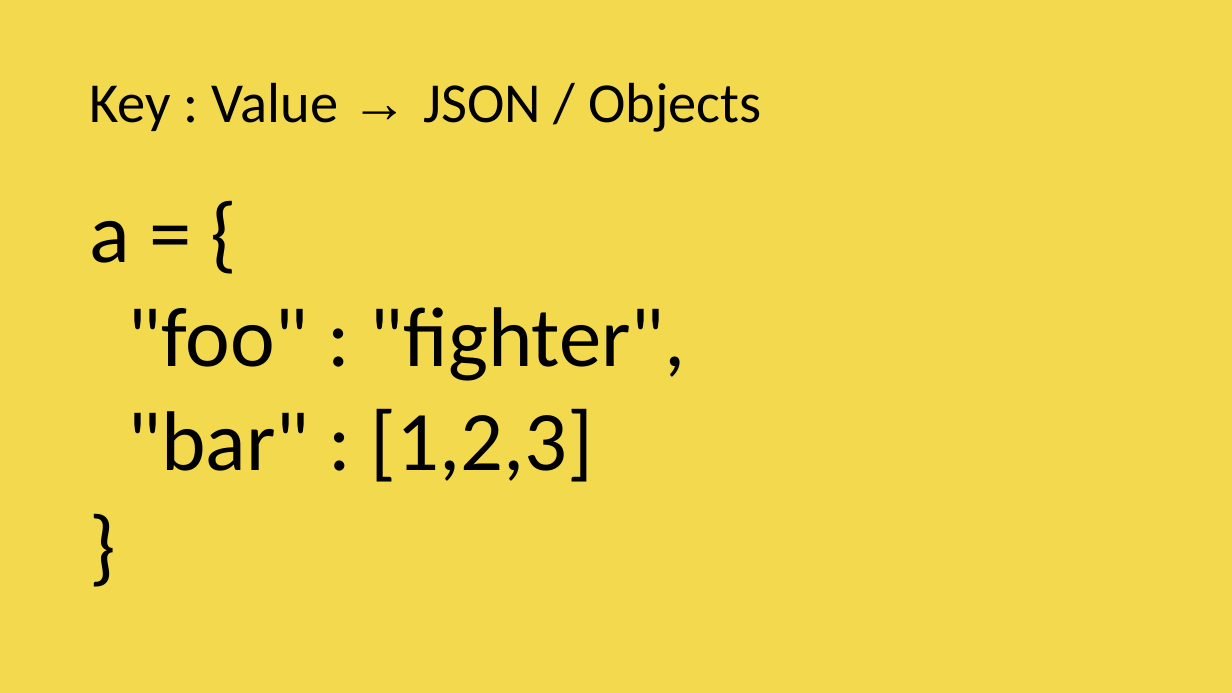
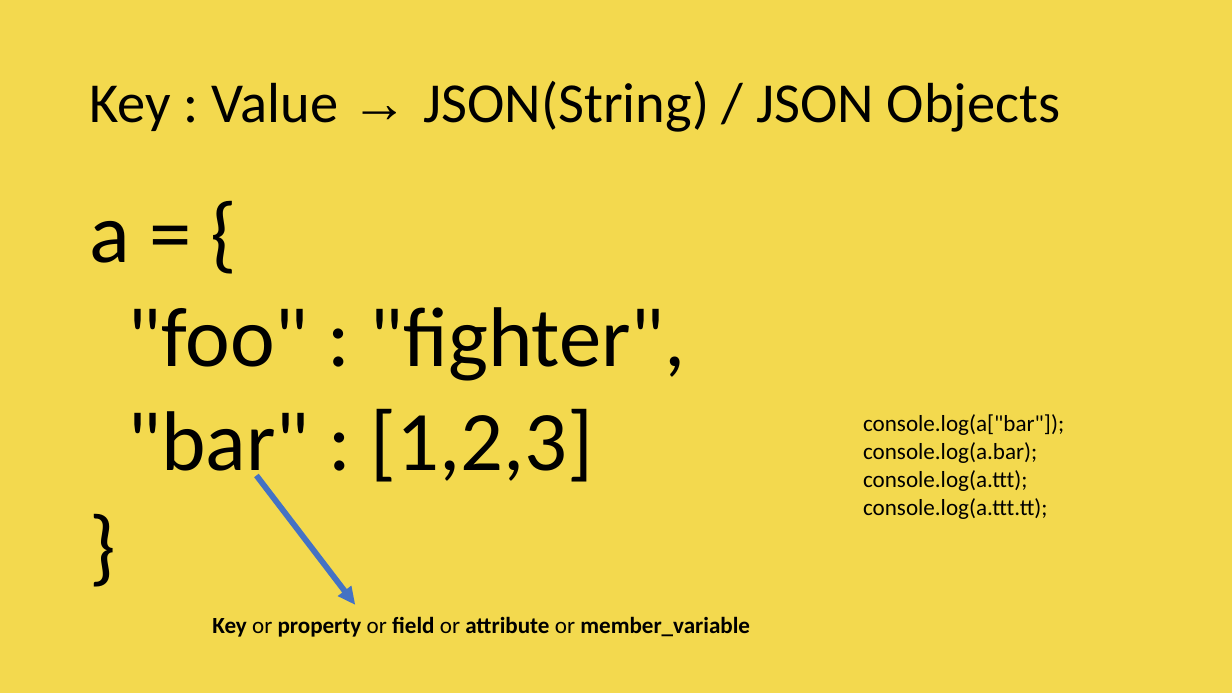
Before and after one commit to vishwanantha/javascript-101, a slide deck: slide 13 of ppt/001 - DataTypes.pptx. Drawn at 1232x693 pixels with LibreOffice and Linux fonts; fonts in the diff are those of the drawing; background and template pictures are left out. Boxes give left, top, right and bottom in pixels: in the first picture for what was removed or moved away, otherwise in the second. Text is boxed around its words. In the diff, an @@ line names an element or a change of style, - is before the commit and + after.

Commit message:
Err

```diff
--- a/ppt/001 - DataTypes.pptx
+++ b/ppt/001 - DataTypes.pptx
@@ title at <box>89,81,1060,132</box>: text changed @@
-Key : Value → JSON / Objects
+Key : Value → JSON(String) / JSON Objects
@@ text added at <box>863,414,1064,519</box>, 18 pt, text #000000 @@
+console.log(a["bar"]);
+console.log(a.bar);
+console.log(a.ttt);
+console.log(a.ttt.tt);
@@ arrow added from (257, 476) to (355, 604), #4472C4 4.5 pt @@
@@ text added at <box>212,616,750,637</box>, 18 pt, text #000000, bold @@
+Key or property or field or attribute or member_variable
```
Also in this commit, not shown: 3 other slides changed, 5 slides added.
